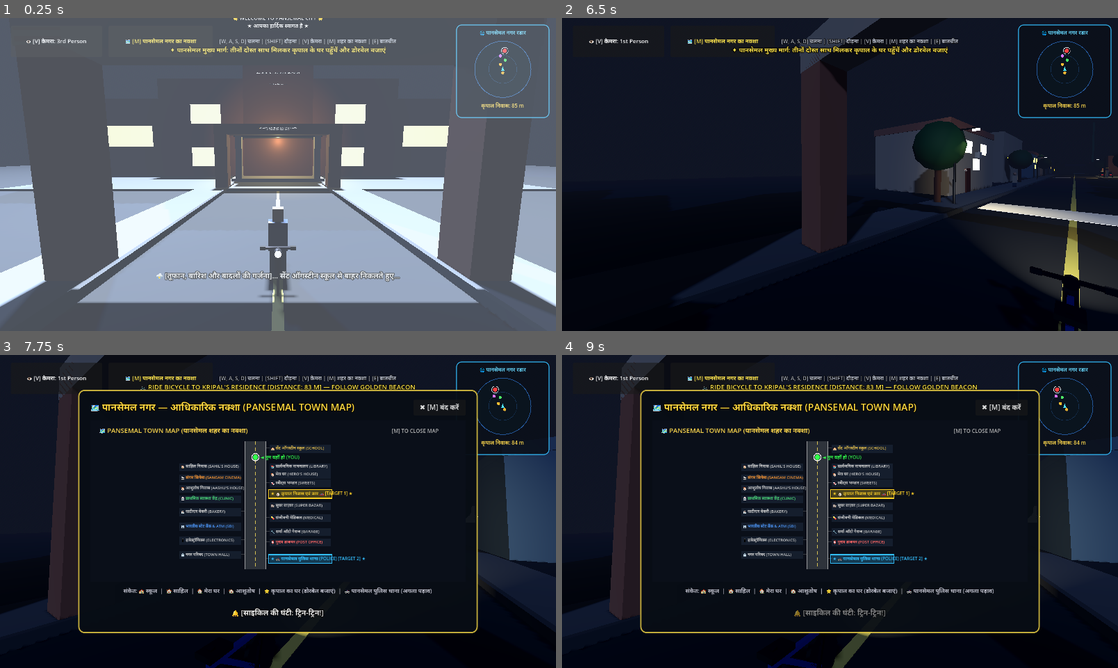
Above: before the commit, frames 1-4 (two rows, left to right).
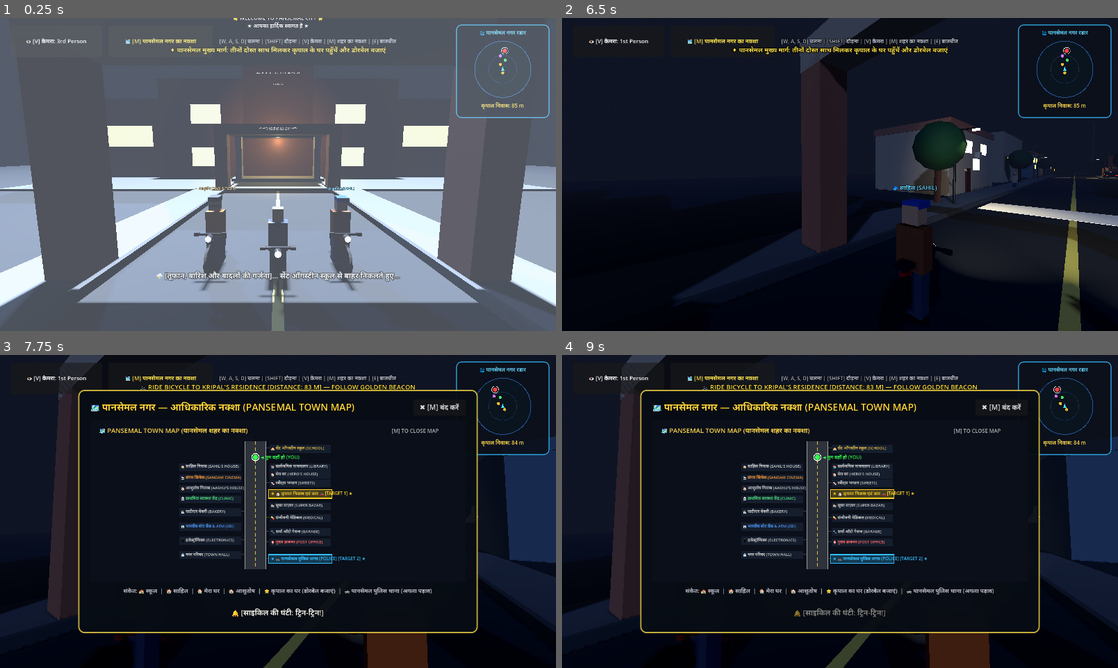
Above: after the commit, the same moments.

Repository: Sahil13092008/HorrorMission
Game: Godot game, scene res://scenes/street_to_kripal.tscn
Same seed, same stepped clock (60 frames per second), same inputs: the game is played once before the commit and once after it. This scene is started directly instead of the project's main scene. Sound files missing from this copy of the repository are replaced by a short silence.
Inputs (mouse positions are in pixels of both pictures, inside the frame that each line leads up to):
- Up to frame 1 (0.25 s): no input
- Up to frame 2 (6.5 s): tap Enter at 0.5, 0.6 s; move the mouse to (867, 174) at 0.52 s; hold Up (ui_up) 0.53-1.25 s; click (867, 174) at 0.67 s; tap Space at 0.77, 4.52, 6.02 s; click "👁️ [V] कैमरा: 3rd Person" at 1.25 s; click "👁️ [V] कैमरा: 1st Person" at 2 s; click "🗺️ [M] पानसेमल नगर का नक्शा" at 2.75 s; click "✖ [M] बंद करें" at 3.5 s; move the mouse to (812, 174) at 4.27 s; hold Up (ui_up) from 4.28 s (still down); tap V at 4.35 s; move the mouse to (851, 168) at 5.02 s; tap F at 5.1 s; move the mouse to (834, 180) at 5.77 s; tap Shift at 5.85 s; click (834, 180) at 5.92 s
- Up to frame 3 (7.75 s): keep holding Up (ui_up); move the mouse to (316, 514) at 6.52 s; tap E at 6.6 s; tap Space at 6.77, 7.52 s; move the mouse to (233, 508) at 7.27 s; tap M at 7.35 s
- Up to frame 4 (9 s): tap Space at 8 s; move the mouse to (867, 511) at 8.02 s; release Up (ui_up) at 8.03 s; hold Down (ui_down) 8.03-8.75 s; tap B at 8.1 s; click (867, 511) at 8.17 s; tap Enter at 8.75 s; drag from (756, 433) to (728, 527) at 8.77 s

The runs differ from the first frame. In frame 1, 2.0% of the frame differs, in the area x 34-66%, y 53-88%; in frame 2, 2.7%, in the area x 59-100%, y 47-100%; in frame 3, 2.7%; in frame 4, 2.7%.

Commit message:
Move car to side parking to clear Kripal entrance, widen gate to 6.4m, and restore all 3 friends cycling and walking companions

Diff:
--- a/scenes/street_to_kripal.tscn
+++ b/scenes/street_to_kripal.tscn
@@ -503,10 +503,15 @@
 material = SubResource("Mat_Curb")
 
 [node name="KripalDriveway" type="CSGBox3D" parent="EnvironmentProps"]
-transform = Transform3D(1, 0, 0, 0, 1, 0, 0, 0, 1, 7.5, -0.2, -85.0)
-use_collision = true
-size = Vector3(7.0, 0.8, 20.0)
+transform = Transform3D(1, 0, 0, 0, 1, 0, 0, 0, 1, 7.5, -0.2, -81.0)
+use_collision = true
+size = Vector3(7.0, 0.8, 26.0)
 material = SubResource("Mat_Sidewalk")
+
+[node name="KripalSideParkingSlot" type="CSGBox3D" parent="EnvironmentProps"]
+transform = Transform3D(1, 0, 0, 0, 1, 0, 0, 0, 1, 5.6, 0.05, -76.0)
+size = Vector3(3.6, 0.1, 6.5)
+material = SubResource("Mat_Asphalt")
 
 [node name="SidewalkRight2" type="CSGBox3D" parent="EnvironmentProps"]
 transform = Transform3D(1, 0, 0, 0, 1, 0, 0, 0, 1, 5.2, -0.2, -155.0)
@@ -2004,7 +2009,7 @@
 material = SubResource("Mat_Jeans")
 
 [node name="KripalCar" type="CharacterBody3D" parent="."]
-transform = Transform3D(-1, 0, -8.74228e-08, 0, 1, 0, 8.74228e-08, 0, -1, 5.4, 0.35, -85.0)
+transform = Transform3D(-1, 0, -8.74228e-08, 0, 1, 0, 8.74228e-08, 0, -1, 5.6, 0.35, -76.0)
 
 [node name="CarBody" type="CSGBox3D" parent="KripalCar"]
 transform = Transform3D(1, 0, 0, 0, 1, 0, 0, 0, 1, 0, 0.35, 0)
@@ -2160,43 +2165,43 @@
 modulate = Color(1.0, 0.85, 0.2, 1)
 
 [node name="BoundaryWallL" type="CSGBox3D" parent="KripalHouse"]
-transform = Transform3D(1, 0, 0, 0, 1, 0, 0, 0, 1, -6.8, 1.0, -4.5)
-use_collision = true
-size = Vector3(0.4, 2.0, 4.6)
+transform = Transform3D(1, 0, 0, 0, 1, 0, 0, 0, 1, -6.8, 1.0, -6.2)
+use_collision = true
+size = Vector3(0.4, 2.0, 5.5)
 material = SubResource("Mat_HouseWall1")
 
 [node name="BoundaryWallR" type="CSGBox3D" parent="KripalHouse"]
-transform = Transform3D(1, 0, 0, 0, 1, 0, 0, 0, 1, -6.8, 1.0, 4.5)
-use_collision = true
-size = Vector3(0.4, 2.0, 4.6)
+transform = Transform3D(1, 0, 0, 0, 1, 0, 0, 0, 1, -6.8, 1.0, 6.2)
+use_collision = true
+size = Vector3(0.4, 2.0, 5.5)
 material = SubResource("Mat_HouseWall1")
 
 [node name="GatePillarL" type="CSGBox3D" parent="KripalHouse"]
-transform = Transform3D(1, 0, 0, 0, 1, 0, 0, 0, 1, -6.8, 1.25, -2.2)
+transform = Transform3D(1, 0, 0, 0, 1, 0, 0, 0, 1, -6.8, 1.25, -3.2)
 use_collision = true
 size = Vector3(0.6, 2.5, 0.6)
 material = SubResource("Mat_HouseWall2")
 
 [node name="GateLanternL" type="OmniLight3D" parent="KripalHouse"]
-transform = Transform3D(1, 0, 0, 0, 1, 0, 0, 0, 1, -6.8, 2.6, -2.2)
+transform = Transform3D(1, 0, 0, 0, 1, 0, 0, 0, 1, -6.8, 2.6, -3.2)
 light_color = Color(1.0, 0.85, 0.45, 1)
 light_energy = 3.2
 omni_range = 8.0
 
 [node name="GatePillarR" type="CSGBox3D" parent="KripalHouse"]
-transform = Transform3D(1, 0, 0, 0, 1, 0, 0, 0, 1, -6.8, 1.25, 2.2)
+transform = Transform3D(1, 0, 0, 0, 1, 0, 0, 0, 1, -6.8, 1.25, 3.2)
 use_collision = true
 size = Vector3(0.6, 2.5, 0.6)
 material = SubResource("Mat_HouseWall2")
 
 [node name="GateLanternR" type="OmniLight3D" parent="KripalHouse"]
-transform = Transform3D(1, 0, 0, 0, 1, 0, 0, 0, 1, -6.8, 2.6, 2.2)
+transform = Transform3D(1, 0, 0, 0, 1, 0, 0, 0, 1, -6.8, 2.6, 3.2)
 light_color = Color(1.0, 0.85, 0.45, 1)
 light_energy = 3.2
 omni_range = 8.0
 
 [node name="NamePlate" type="Label3D" parent="KripalHouse"]
-transform = Transform3D(1, 0, 0, 0, 1, 0, 0, 0, 1, -6.9, 2.0, 2.2)
+transform = Transform3D(1, 0, 0, 0, 1, 0, 0, 0, 1, -6.9, 2.0, 3.2)
 billboard = 1
 text = "🏠 कृपाल निवास
 KRIPAL'S RESIDENCE"
@@ -2206,7 +2211,7 @@
 [node name="FrontYard" type="CSGBox3D" parent="KripalHouse"]
 transform = Transform3D(1, 0, 0, 0, 1, 0, 0, 0, 1, -5.0, 0.05, 0)
 use_collision = true
-size = Vector3(4.5, 0.1, 14.0)
+size = Vector3(4.5, 0.1, 16.0)
 material = SubResource("Mat_Sidewalk")
 
 [node name="HouseStructure" type="CSGBox3D" parent="KripalHouse"]
@@ -2830,6 +2835,47 @@
 spot_angle = 35.0
 
 
+[node name="Companions" type="Node3D" parent="."]
+
+[node name="SahilCompanion" type="CharacterBody3D" parent="Companions"]
+transform = Transform3D(1, 0, 0, 0, 1, 0, 0, 0, 1, -1.6, 0.1, 0.8)
+collision_layer = 2
+collision_mask = 1
+
+[node name="CollisionShape3D" type="CollisionShape3D" parent="Companions/SahilCompanion"]
+transform = Transform3D(1, 0, 0, 0, 1, 0, 0, 0, 1, 0, 0.88, 0)
+shape = SubResource("Capsule_Player")
+
+[node name="VisualModel" type="Node3D" parent="Companions/SahilCompanion"]
+
+[node name="Torso" type="CSGBox3D" parent="Companions/SahilCompanion/VisualModel"]
+transform = Transform3D(1, 0, 0, 0, 1, 0, 0, 0, 1, 0, 1.05, 0)
+size = Vector3(0.44, 0.65, 0.28)
+material = SubResource("Mat_Companion_Sahil")
+
+[node name="Head" type="CSGBox3D" parent="Companions/SahilCompanion/VisualModel"]
+transform = Transform3D(1, 0, 0, 0, 1, 0, 0, 0, 1, 0, 1.55, 0)
+size = Vector3(0.26, 0.28, 0.26)
+material = SubResource("Mat_MummySkin")
+
+[node name="Cap" type="CSGBox3D" parent="Companions/SahilCompanion/VisualModel"]
+transform = Transform3D(1, 0, 0, 0, 1, 0, 0, 0, 1, 0, 1.70, -0.05)
+size = Vector3(0.28, 0.10, 0.34)
+material = SubResource("Mat_PoliceBlue")
+
+[node name="Legs" type="CSGBox3D" parent="Companions/SahilCompanion/VisualModel"]
+transform = Transform3D(1, 0, 0, 0, 1, 0, 0, 0, 1, 0, 0.42, 0)
+size = Vector3(0.38, 0.75, 0.24)
+material = SubResource("Mat_Jeans")
+
+[node name="NameTag" type="Label3D" parent="Companions/SahilCompanion"]
+transform = Transform3D(1, 0, 0, 0, 1, 0, 0, 0, 1, 0, 1.95, 0)
+billboard = 1
+text = "🧢 साहिल (SAHIL)"
+font_size = 18
+outline_size = 5
+modulate = Color(0.4, 0.85, 1.0, 1)
+
 [node name="CycleModel" type="Node3D" parent="Companions/SahilCompanion"]
 transform = Transform3D(1, 0, 0, 0, 1, 0, 0, 0, 1, 0, 0, 0)
 
@@ -2904,6 +2950,49 @@
 spot_range = 28.0
 spot_angle = 35.0
 
+[node name="AashutoshCompanion" type="CharacterBody3D" parent="Companions"]
+transform = Transform3D(1, 0, 0, 0, 1, 0, 0, 0, 1, 1.6, 0.1, 0.8)
+collision_layer = 2
+collision_mask = 1
+
+[node name="CollisionShape3D" type="CollisionShape3D" parent="Companions/AashutoshCompanion"]
+transform = Transform3D(1, 0, 0, 0, 1, 0, 0, 0, 1, 0, 0.88, 0)
+shape = SubResource("Capsule_Player")
+
+[node name="VisualModel" type="Node3D" parent="Companions/AashutoshCompanion"]
+
+[node name="Torso" type="CSGBox3D" parent="Companions/AashutoshCompanion/VisualModel"]
+transform = Transform3D(1, 0, 0, 0, 1, 0, 0, 0, 1, 0, 1.05, 0)
+size = Vector3(0.44, 0.65, 0.28)
+material = SubResource("Mat_Companion_Aashu")
+
+[node name="Head" type="CSGBox3D" parent="Companions/AashutoshCompanion/VisualModel"]
+transform = Transform3D(1, 0, 0, 0, 1, 0, 0, 0, 1, 0, 1.55, 0)
+size = Vector3(0.26, 0.28, 0.26)
+material = SubResource("Mat_MummySkin")
+
+[node name="Hair" type="CSGBox3D" parent="Companions/AashutoshCompanion/VisualModel"]
+transform = Transform3D(1, 0, 0, 0, 1, 0, 0, 0, 1, 0, 1.70, 0)
+size = Vector3(0.28, 0.12, 0.28)
+material = SubResource("Mat_MummyHair")
+
+[node name="Glasses" type="CSGBox3D" parent="Companions/AashutoshCompanion/VisualModel"]
+transform = Transform3D(1, 0, 0, 0, 1, 0, 0, 0, 1, 0, 1.55, -0.15)
+size = Vector3(0.24, 0.08, 0.06)
+material = SubResource("Mat_CarGlass")
+
+[node name="Legs" type="CSGBox3D" parent="Companions/AashutoshCompanion/VisualModel"]
+transform = Transform3D(1, 0, 0, 0, 1, 0, 0, 0, 1, 0, 0.42, 0)
+size = Vector3(0.38, 0.75, 0.24)
+material = SubResource("Mat_Jeans")
+
+[node name="NameTag" type="Label3D" parent="Companions/AashutoshCompanion"]
+transform = Transform3D(1, 0, 0, 0, 1, 0, 0, 0, 1, 0, 1.95, 0)
+billboard = 1
+text = "👓 आशुतोष (AASHUTOSH)"
+font_size = 18
+outline_size = 5
+modulate = Color(1.0, 0.75, 0.3, 1)
 
 [node name="CycleModel" type="Node3D" parent="Companions/AashutoshCompanion"]
 transform = Transform3D(1, 0, 0, 0, 1, 0, 0, 0, 1, 0, 0, 0)
@@ -2978,7 +3067,6 @@
 light_energy = 3.2
 spot_range = 28.0
 spot_angle = 35.0
-
 
 [node name="LightningFlashUI" type="ColorRect" parent="StreetUI"]
 layout_mode = 1
--- a/scripts/street_to_kripal.gd
+++ b/scripts/street_to_kripal.gd
@@ -260,6 +260,20 @@
 	camera.position = Vector3(0, 1.35, -4.6)
 	camera.rotation_degrees = Vector3(-6.0, 180.0, 0.0)
 
+	# Position all 3 friends side-by-side on their bicycles under school gate
+	if sahil:
+		sahil.visible = true
+		sahil.global_position = player.global_position + Vector3(-1.6, 0.0, 0.5)
+		sahil.rotation.y = player.rotation.y
+		if sahil_cycle: sahil_cycle.visible = true
+	if aashutosh:
+		aashutosh.visible = true
+		aashutosh.global_position = player.global_position + Vector3(1.6, 0.0, 0.5)
+		aashutosh.rotation.y = player.rotation.y
+		if aashu_cycle: aashu_cycle.visible = true
+	if player_cycle:
+		player_cycle.visible = true
+
 	show_subtitle("⛈️ [तूफान, बारिश और बादलों की गर्जना]... सेंट ऑगस्टीन स्कूल से बाहर निकलते हुए...", 3.2)
 	trigger_lightning(true)
 
@@ -442,7 +456,7 @@
 		_update_walking_companions(delta)
 
 		var dist_to_door: float = player.global_position.distance_to(Vector3(9.0, 0.5, -85.0))
-		var dist_to_car: float = player.global_position.distance_to(Vector3(5.4, 0.35, -85.0))
+		var dist_to_car: float = player.global_position.distance_to(Vector3(5.6, 0.35, -76.0))
 
 		if (is_near_door or dist_to_door < 4.0) and not door_opened:
 			is_near_door = true
@@ -682,17 +696,17 @@
 		kripal_mummy.global_position = kripal_mummy.global_position.lerp(target_m, 3.5 * delta)
 
 func _update_companions(delta: float, player_dir: Vector3) -> void:
-	if sahil:
-		var target_sahil_pos = player.global_position + Vector3(-1.4, 0, 0.4)
-		sahil.global_position = sahil.global_position.lerp(target_sahil_pos, 4.0 * delta)
-		if player_dir != Vector3.ZERO:
-			sahil.rotation.y = lerp_angle(sahil.rotation.y, player.rotation.y, 6.0 * delta)
-
-	if aashutosh:
-		var target_aashu_pos = player.global_position + Vector3(1.4, 0, 0.6)
-		aashutosh.global_position = aashutosh.global_position.lerp(target_aashu_pos, 4.0 * delta)
-		if player_dir != Vector3.ZERO:
-			aashutosh.rotation.y = lerp_angle(aashutosh.rotation.y, player.rotation.y, 6.0 * delta)
+	if sahil and sahil.visible:
+		var flank_l = player.transform.basis * Vector3(-1.6, 0, 0.5)
+		var target_sahil_pos = player.global_position + flank_l
+		sahil.global_position = sahil.global_position.lerp(target_sahil_pos, 5.0 * delta)
+		sahil.rotation.y = lerp_angle(sahil.rotation.y, player.rotation.y, 7.0 * delta)
+
+	if aashutosh and aashutosh.visible:
+		var flank_r = player.transform.basis * Vector3(1.6, 0, 0.5)
+		var target_aashu_pos = player.global_position + flank_r
+		aashutosh.global_position = aashutosh.global_position.lerp(target_aashu_pos, 5.0 * delta)
+		aashutosh.rotation.y = lerp_angle(aashutosh.rotation.y, player.rotation.y, 7.0 * delta)
 
 func _process_pedestrians(delta: float) -> void:
 	if pedestrian1:
@@ -905,6 +919,8 @@
 	tw.parallel().tween_property(sahil, "global_position", Vector3(7.6, 0.1, -86.2), 1.2)
 	tw.parallel().tween_property(aashutosh, "global_position", Vector3(7.6, 0.1, -83.8), 1.2)
 	tw.parallel().tween_property(player, "rotation:y", deg_to_rad(90), 1.2)
+	if sahil: tw.parallel().tween_property(sahil, "rotation:y", deg_to_rad(90), 1.2)
+	if aashutosh: tw.parallel().tween_property(aashutosh, "rotation:y", deg_to_rad(90), 1.2)
 
 	await tw.finished
 
@@ -967,11 +983,11 @@
 	# Aunty, Sahil, Aashutosh walk towards the car
 	var walk_tw = create_tween()
 	if kripal_mummy:
-		walk_tw.parallel().tween_property(kripal_mummy, "global_position", Vector3(4.5, 0.1, -84.2), 1.6)
+		walk_tw.parallel().tween_property(kripal_mummy, "global_position", Vector3(4.8, 0.1, -75.0), 1.6)
 	if sahil:
-		walk_tw.parallel().tween_property(sahil, "global_position", Vector3(4.5, 0.1, -85.8), 1.6)
+		walk_tw.parallel().tween_property(sahil, "global_position", Vector3(4.8, 0.1, -77.2), 1.6)
 	if aashutosh:
-		walk_tw.parallel().tween_property(aashutosh, "global_position", Vector3(6.2, 0.1, -85.8), 1.6)
+		walk_tw.parallel().tween_property(aashutosh, "global_position", Vector3(6.6, 0.1, -77.2), 1.6)
 
 	objective_banner.text = "✦ कृपाल की कार में बैठें [E] और पानसेमल पुलिस स्टेशन ड्राइव करें"
 	show_subtitle("👩 कृपाल की माँ: 'कृपाल की गाड़ी बाहर खड़ी है... चलो सब इसमें बैठो, हम अभी पुलिस स्टेशन चलते हैं!'", 4.5)
